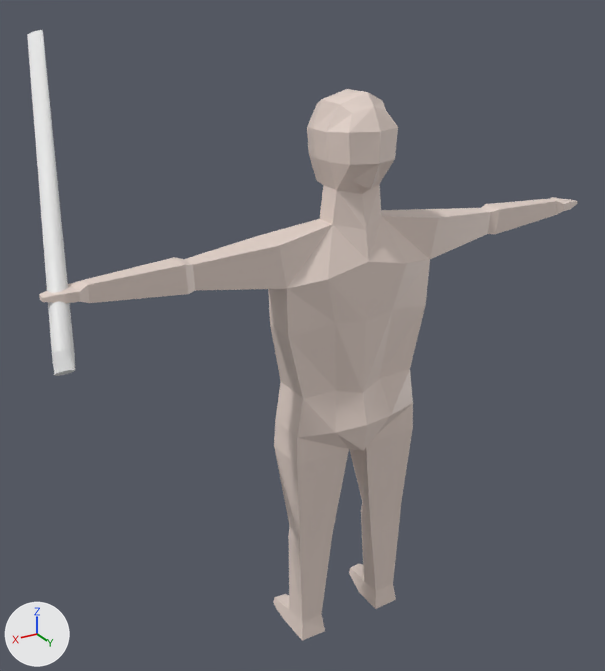
Renders of the Blender file assets/models/dummy_character.blend from each side of a commit.
Rendered twice from a 50 mm camera at (12.83, 18.78, 20.27) aimed at (0.24, -2.21, 9.77). Arrows for +X, +Y and +Z are at lower left; the lights stay in place.
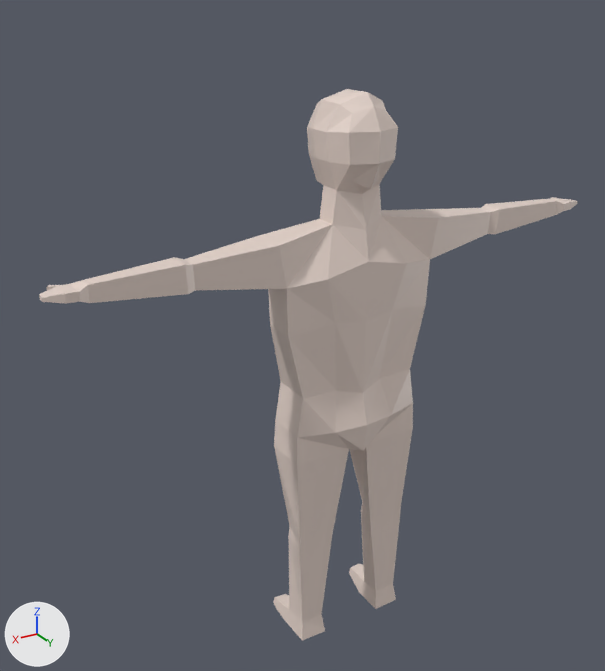
Boxes (x1, y1, x2, y2) around the edits, measured in the pictures (605 x 671 px):
'Cylinder', deleted
    before: (27, 30, 75, 376)

Diff of the bpy script that builds the scene:
```diff
--- a/assets/models/dummy_character.blend.py
+++ b/assets/models/dummy_character.blend.py
@@ ob_cylinder @@
-ob_cylinder = bpy.data.objects.new('Cylinder', me_cylinder)
-ob_cylinder.location = (8.62, 1.33, 12.23)
-ob_cylinder.rotation_euler = (-0.788, -0.281, 2.593)  # degrees (-45, -16, 149)
-ob_cylinder.scale = (0.247, 0.247, 0.221)
```
